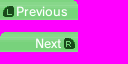
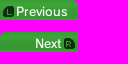
The second 128 × 64 image is a revision of the first. Changes to its layers:
painted on "Pasted Layer" over [0, 0, 78, 20]
painted on "Pasted Layer #1" over [0, 32, 78, 52]
